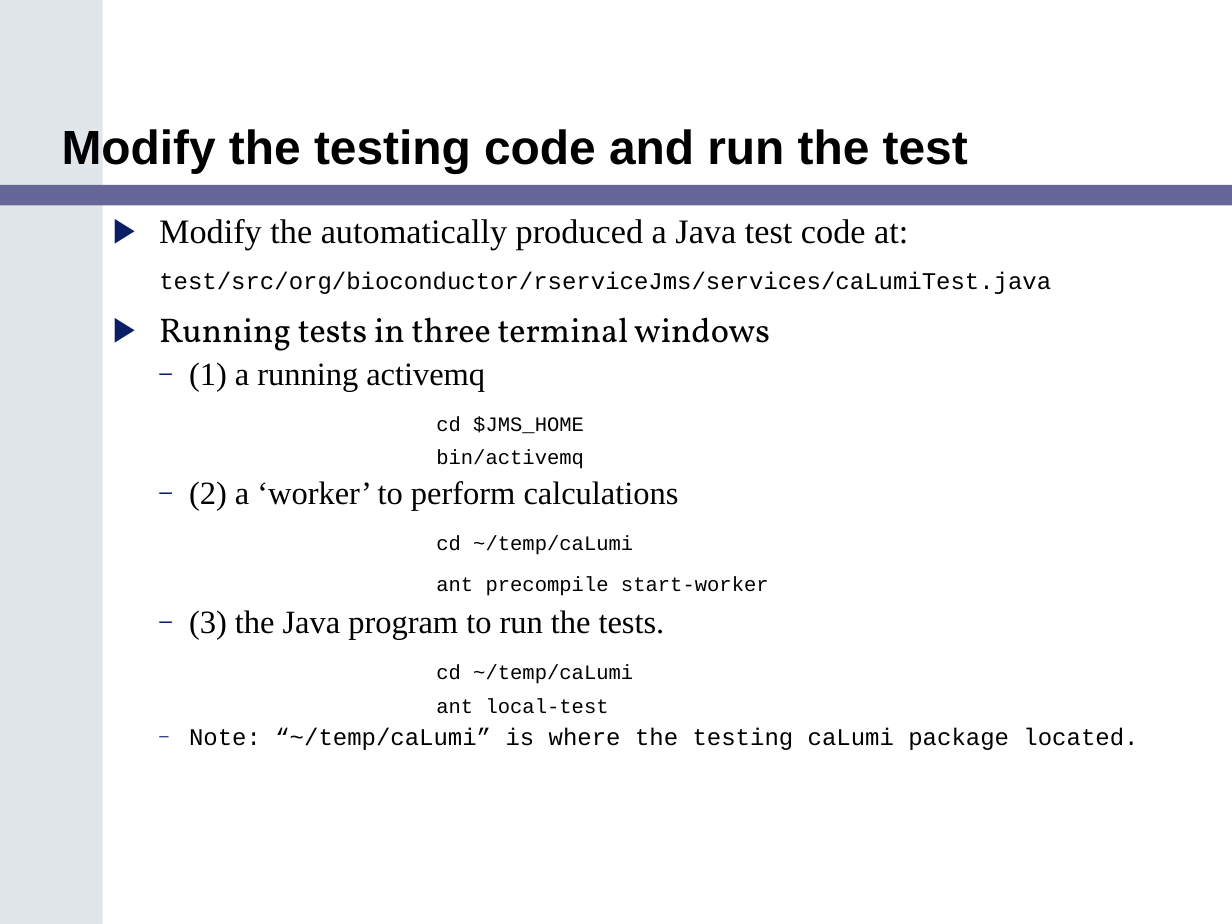
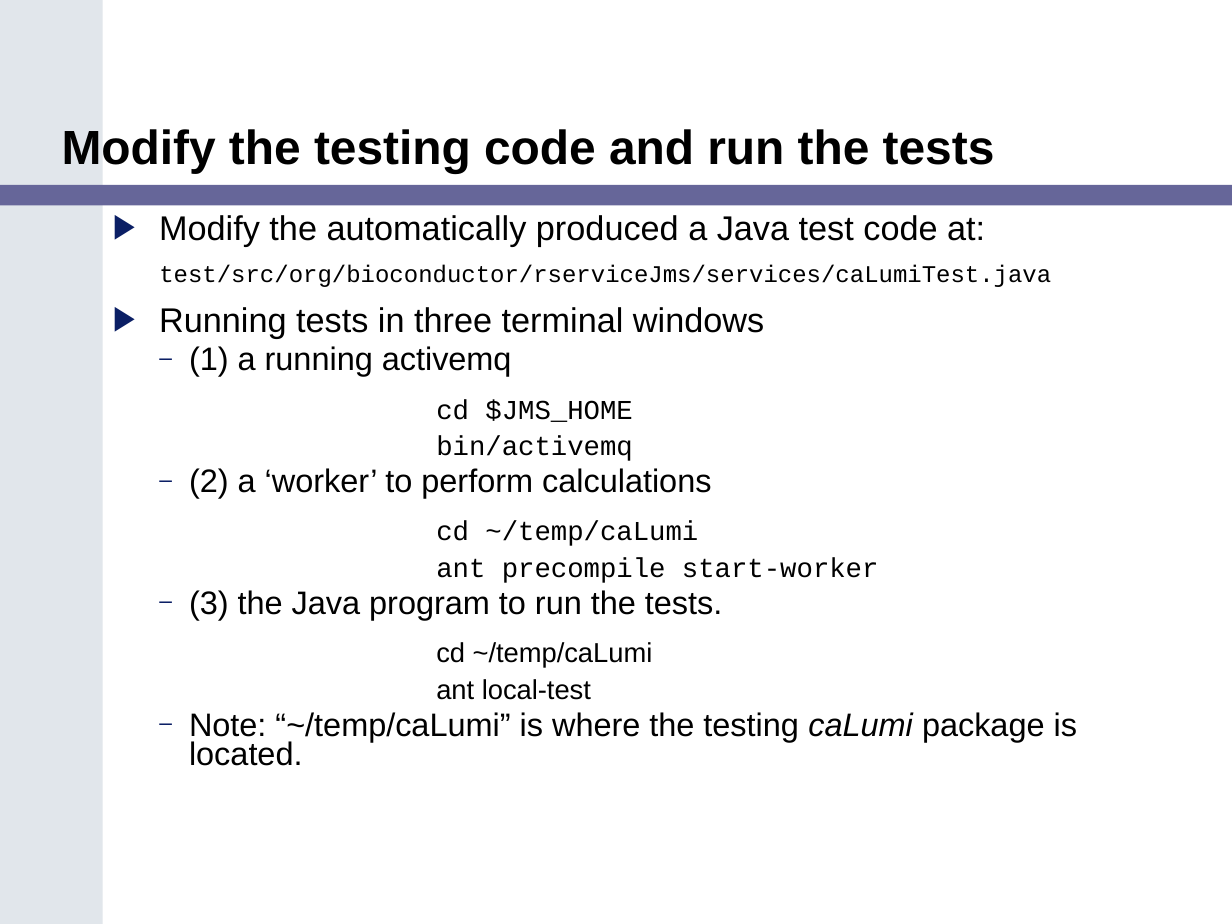
Before and after one commit to NCIP/bioconductor, a slide deck: slide 30 of bioconductor/Adopter_Northwestern/Task 2.11.2_Final Training Modules/caBIG_Bioconductor_Training_Module.ppt (slide 19 before the commit). Drawn at 1232x924 pixels with LibreOffice and Linux fonts; fonts in the diff are those of the drawing. Boxes give left, top, right and bottom in pixels: in the first picture for what was removed or moved away, otherwise in the second. Text is boxed around its words. In the diff, an @@ line names an element or a change of style, - is before the commit and + after.

```diff
--- a/bioconductor/Adopter_Northwestern/Task 2.11.2_Final Training Modules/caBIG_Bioconductor_Training_Module.ppt
+++ b/bioconductor/Adopter_Northwestern/Task 2.11.2_Final Training Modules/caBIG_Bioconductor_Training_Module.ppt
@@ title at box(62, 129, 995, 173): text changed @@
-Modify the testing code and run the test
+Modify the testing code and run the tests
@@ text at box(159, 215, 1051, 700): font Times New Roman to Arial in "Modify the automatically produced a Java test ...", "(1) a running activemq", "(2) a ‘worker’ to perform calculations", "(3) the Java program to run the ..."; font Vollkorn to Arial in "Running tests in three terminal windows"; size 12 to 16 pt in "cd $JMS_HOME", "bin/activemq", "cd ~/temp/caLumi", "ant precompile start-worker" and 2 more places; font Courier New to Arial in "cd ~/temp/caLumi", "ant local-test"; line spacing 0.85 to 0.75; line spacing 0.8 to 0.7 @@
@@ text at box(189, 712, 1077, 766): text changed; size 14 to 19 pt; font Courier New to Arial @@
-  – Note: “~/temp/caLumi” is where the testing caLumi package located.
+  – Note: “~/temp/caLumi” is where the testing caLumi package is located.
```
Also in this commit, not shown: 13 other slides changed, 13 slides added, 2 slides removed, 1 other file.
